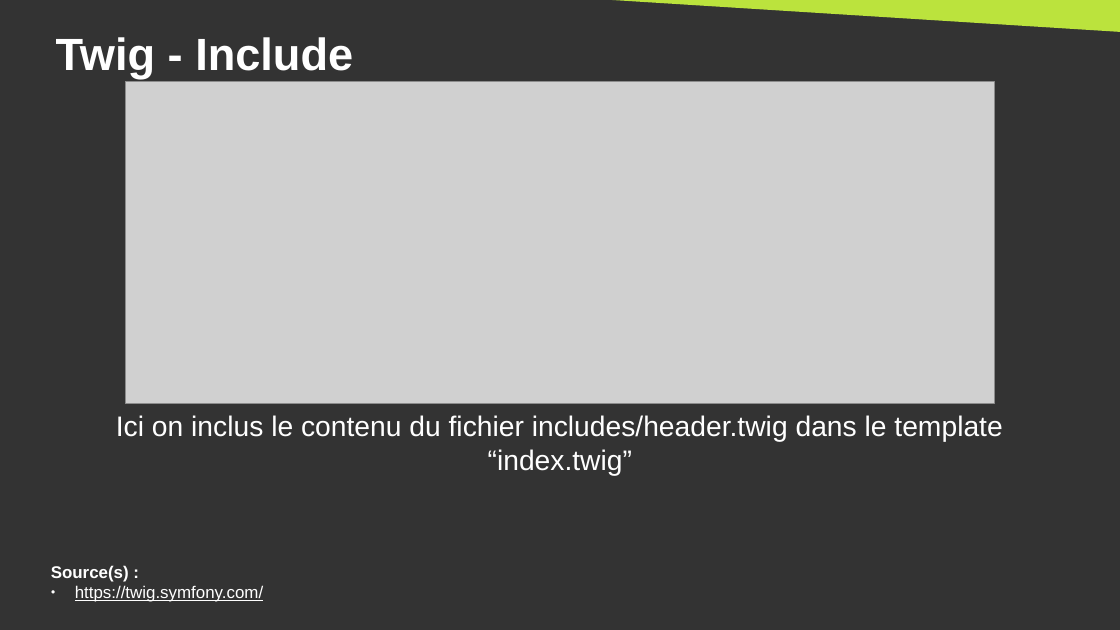
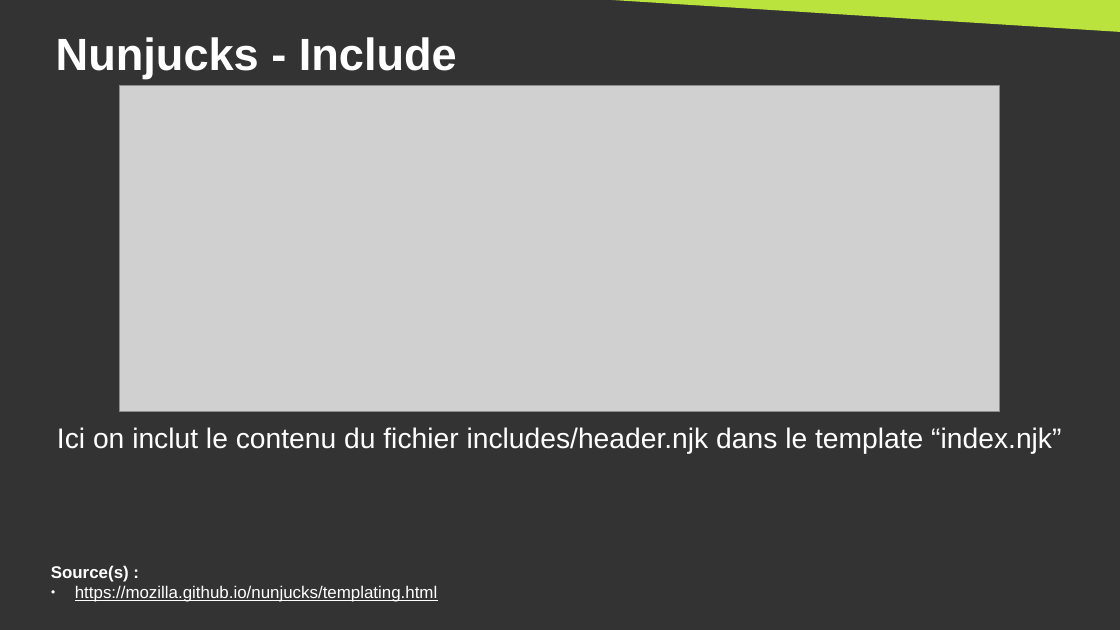
Before and after one commit to DanYellow/cours, a slide deck: slide 38 of developpement-front-s5/travaux-pratiques/numero-4/presentation.odp. Drawn at 1120x630 pixels with LibreOffice and Linux fonts; fonts in the diff are those of the drawing; grey boxes stand for pictures. Boxes give left, top, right and bottom in pixels: in the first picture for what was removed or moved away, otherwise in the second. Text is boxed around its words. In the diff, an @@ line names an element or a change of style, - is before the commit and + after.

Commit message:
developpement-front-s5 - tp#4 - change twig for nunjucks

```diff
--- a/developpement-front-s5/travaux-pratiques/numero-4/presentation.odp
+++ b/developpement-front-s5/travaux-pratiques/numero-4/presentation.odp
@@ title at <box>56,37,457,78</box>: text changed @@
-Twig - Include
+Nunjucks - Include
@@ picture: place and size @@
-picture at <box>126,81,995,403</box>
+picture at <box>120,85,1000,412</box>
@@ text at <box>57,427,1061,454</box>: text changed @@
-Ici on inclus le contenu du fichier includes/header.twig dans le template “index.twig”
+Ici on inclut le contenu du fichier includes/header.njk dans le template “index.njk”
@@ text at <box>75,585,437,602</box>: text changed @@
-● https://twig.symfony.com/
+● https://mozilla.github.io/nunjucks/templating.html
```
Also in this commit, not shown: 19 other slides changed, 5 other files.
